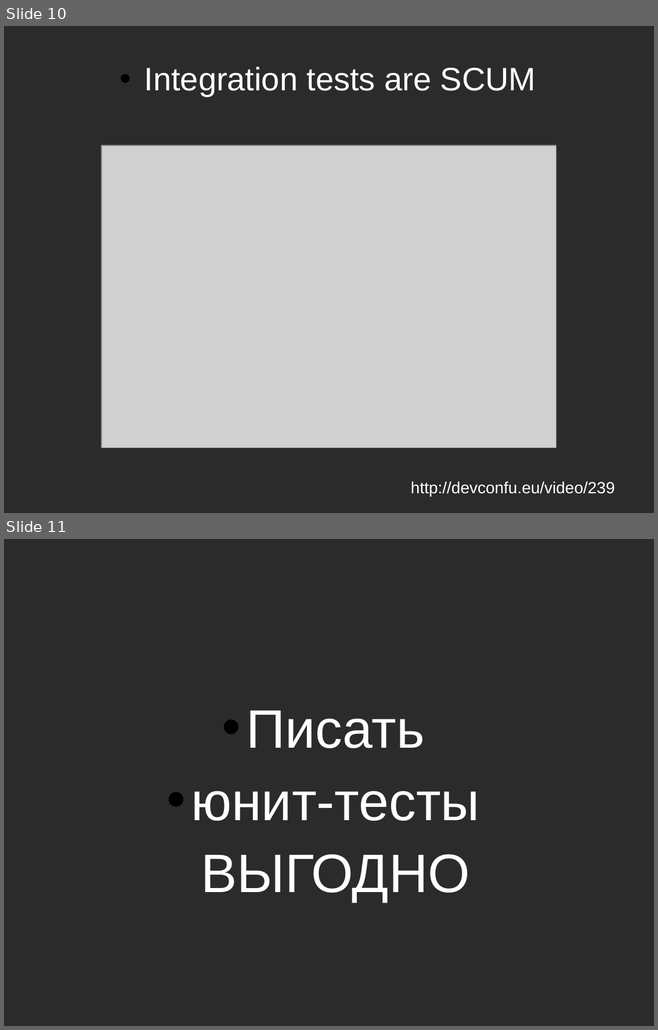
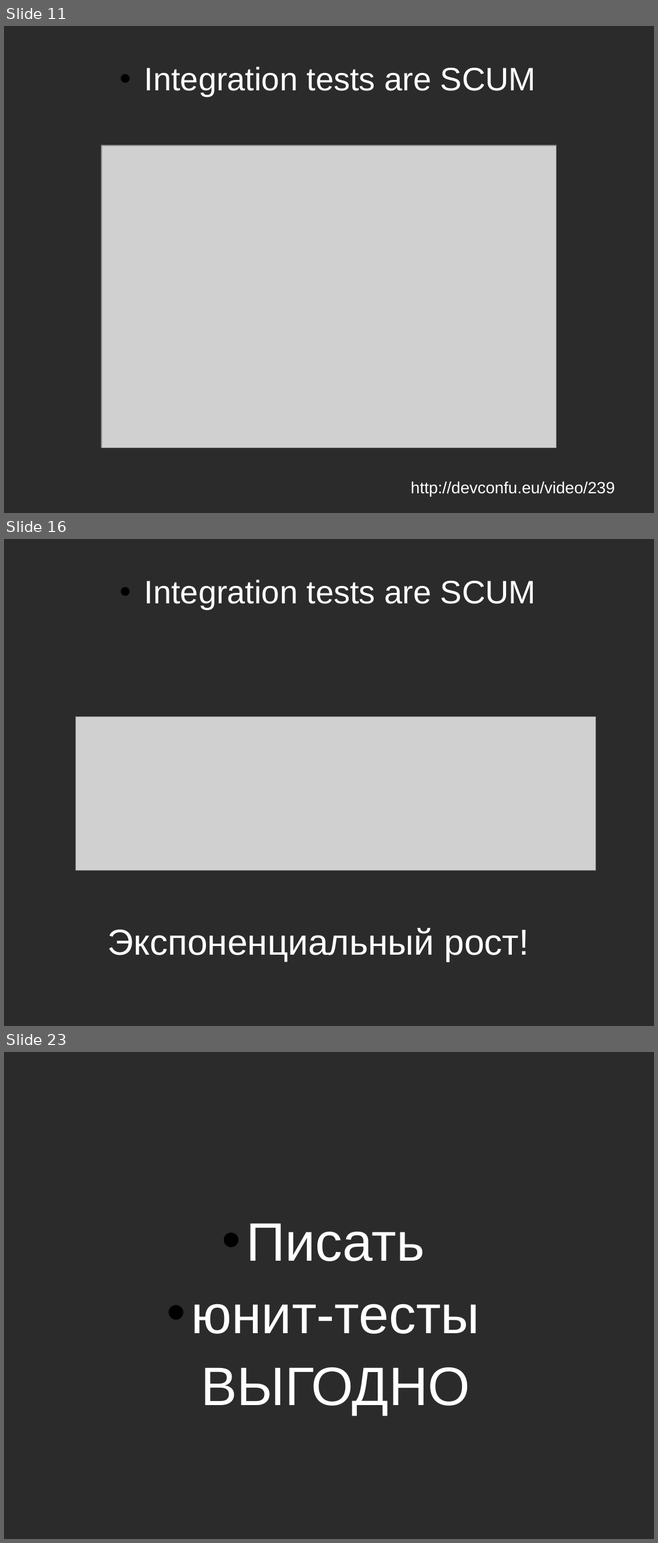
Before and after one commit to asolntsev/presentations, a slide deck: ui-tests/the_fast_and_the_continuous.seleniumcamp2014.odp. Shown one above the other, each under a label of ours: slides 10 and 11 before the commit, slides 11, 16 and 23 after it; the slides between them are not shown. The pictures are 658x1030 and 658x1543 pixels, drawn with LibreOffice and Linux fonts; fonts in the diff are those of the drawing; grey boxes stand for pictures; background and template pictures are left out; a plain dark background stands for a picture behind light text. Boxes give left, top, right and bottom in pixels: in the first picture for what was removed or moved away, otherwise in the second. Text is boxed around its words. In the diff, an @@ line names an element or a change of style, - is before the commit and + after.

Commit message:
added slides about integration tests

```diff
--- a/ui-tests/the_fast_and_the_continuous.seleniumcamp2014.odp
+++ b/ui-tests/the_fast_and_the_continuous.seleniumcamp2014.odp
@@ slide 16 added at [4, 539, 654, 1026], background picture (left out) @@
@@ text added at [144, 580, 536, 609], 36 pt, text #FFFFFF @@
+• Integration tests are SCUM
@@ picture added at [75, 717, 595, 870] @@
@@ text added at [108, 928, 529, 961], 40 pt, text #FFFFFF @@
+Экспоненциальный рост!
@@ what was slide 10 is now slide 11 @@
@@ what was slide 11 is now slide 23 @@
```
Also in this commit, not shown: 3 slides changed, 12 other slides added, 1 slide removed.
